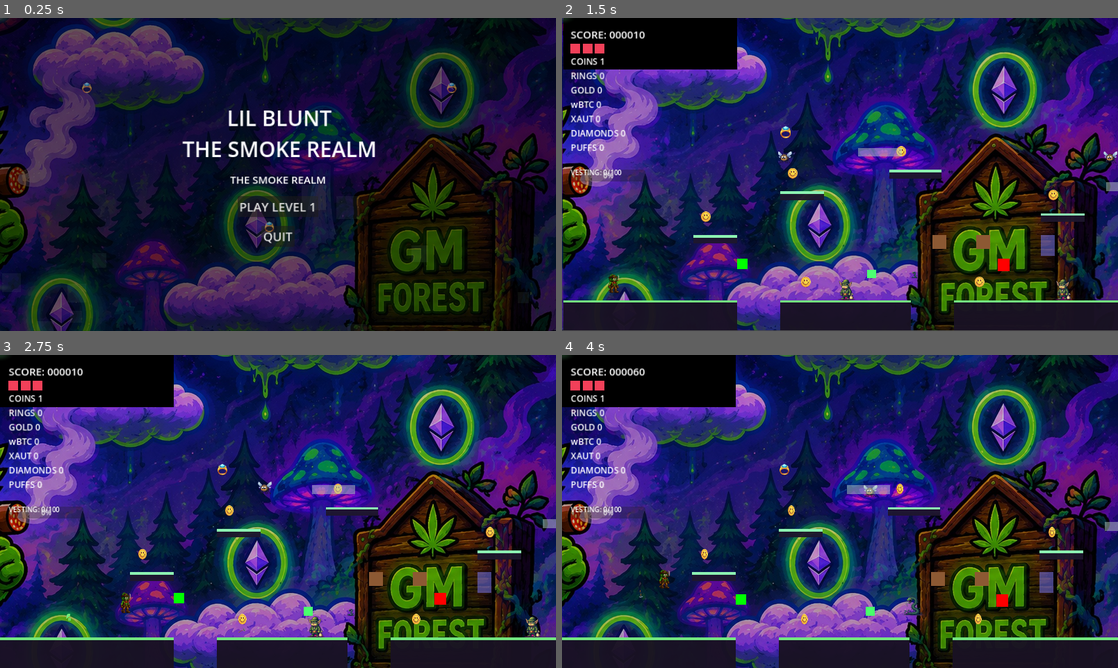
Above: before the commit, frames 1-4 (two rows, left to right).
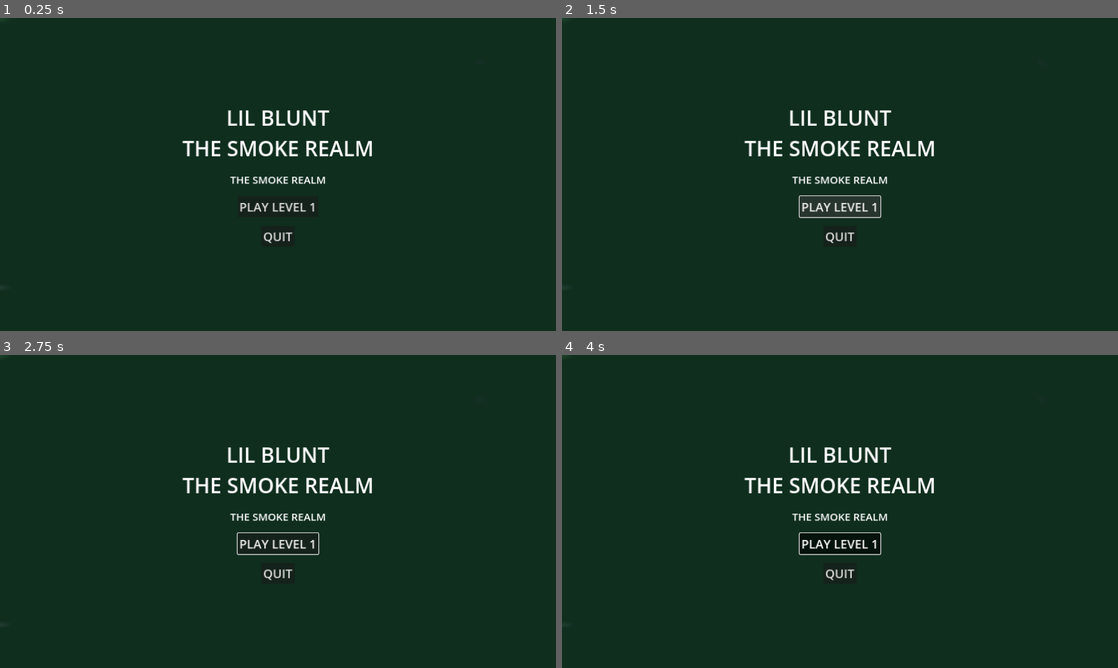
Above: after the commit, the same moments.

Repository: youngstunners88/GM-GAME
Game: Godot game, scene res://src/ui/main_menu.tscn
Same seed, same stepped clock (60 frames per second), same inputs: the game is played once before the commit and once after it. Sound files missing from this copy of the repository are replaced by a short silence.
Inputs (mouse positions are in pixels of both pictures, inside the frame that each line leads up to):
- Up to frame 1 (0.25 s): no input
- Up to frame 2 (1.5 s): click "PLAY LEVEL 1" at 0.5 s; click (840, 205) at 1.25 s, where only the run after the commit has a clickable "PLAY LEVEL 1"
- Up to frame 3 (2.75 s): move the mouse to (400, 495) at 2.02 s; hold D (move_right) from 2.03 s (still down); hold J (attack) from 2.03 s (still down); click (400, 495) at 2.17 s; tap Space (jump) at 2.27, 2.57 s; tap K (dash) at 2.3 s
- Up to frame 4 (4 s): release D (move_right) at 2.75 s; release J (attack) at 2.75 s; drag from (728, 527) to (912, 599) at 2.77 s; move the mouse to (895, 442) at 3.52 s; hold A (move_left) from 3.53 s (still down); hold Space (jump) from 3.53 s (still down); tap J (attack) at 3.8 s

The runs differ from the first frame. In frame 1, 89% of the frame differs, in the area x 0-100%, y 0-100%; in frame 2, 95%; in frame 3, 95%; in frame 4, 95%.
Error before the commit: Cannot call method 'get_visible_rect' on a null value. (res://src/autoload/mobile_input_handler.gd:23)
Error after the commit: Parse Error: Cannot infer the type of "path" variable because the value doesn't have a set type. (res://src/autoload/audio_manager.gd:118)

Commit message:
feat(audio): full SFX + announcer VO via ElevenLabs, game-audio-forge skill, branded gh-pages mirror
Audio (game-audio-forge skill, new):
- 12 SFX generated for every play_sfx name in the codebase (jump, double_jump,
  coin, ring, damage, dash, powerup, throw, hit, explosion, fire, error) —
  prompts engineered for chill 16-bit identity, manifest-driven
  (assets/audio-manifest.json), generator scripts/generate_audio.py
  (stdlib-only, ELEVENLABS_API_KEY from env, never hardcoded).
- 9 announcer VO lines (menu title drop, 3 stage intros, 3 boss intros,
  victory, game_complete) in one consistent voice; AudioManager.play_voice
  ducks music -8dB during lines and restores after.
- play_sfx/play_sfx_at resolve .ogg then .mp3 (Godot 4.3 native mp3) so
  legacy ogg music coexists with generated mp3s.

Distribution (Cloudflare-fronted branded mirror):
- gh-pages branch published with the web build; CI now refreshes it on
  every export (fresh single-commit branch, generated artifact).
- Serves at https://mnguniproject.co.za/GM-GAME/ once repo Pages is enabled
  (one owner click) — domain verified live behind the owner's Cloudflare
  proxy (HTTPS+CDN). Cloudflare token verified zone-scoped: DNS read/write
  on mnguniproject.co.za confirmed via probe record (created+deleted);
  Pages/zone-settings not permitted with current token — documented.

Sentinel: 18/18 pass (keys env-only).

Co-Authored-By: Claude Fable 5 <noreply@anthropic.com>
Claude-Session: https://claude.ai/code/session_01KkjNwKWegSVaQWrVTiU8ru

Diff:
--- /dev/null
+++ b/assets/audio-manifest.json
@@ -0,0 +1,78 @@
+{
+  "version": "1.0.0",
+  "voice_id": "N2lVS1w4EtoT3dr4eOWO",
+  "voice_note": "Callum (ElevenLabs premade) — warm, laid-back, lightly gravelly storyteller. One announcer for the whole game.",
+  "sfx": [
+    {
+      "id": "jump",
+      "prompt": "Retro 16-bit videogame jump sound, soft bouncy spring boing, cute and chill, single short note rising, clean, no reverb tail",
+      "duration_seconds": 0.7
+    },
+    {
+      "id": "double_jump",
+      "prompt": "Retro 16-bit videogame double-jump sound, quick playful boing rising higher in pitch than a normal jump, two fast ascending notes, cute, clean, no reverb",
+      "duration_seconds": 0.7
+    },
+    {
+      "id": "coin",
+      "prompt": "Retro 16-bit videogame coin pickup chime, single bright cheerful ding, short punchy attack, fast decay, clean, no reverb tail",
+      "duration_seconds": 0.5
+    },
+    {
+      "id": "ring",
+      "prompt": "Retro 16-bit videogame magic ring pickup, crystalline sparkling shimmer chime, two quick ascending glassy notes, brighter and more magical than a coin, fast decay",
+      "duration_seconds": 0.7
+    },
+    {
+      "id": "damage",
+      "prompt": "Retro 16-bit videogame player hurt sound, soft cartoonish ouch thud, two-note descending, gentle not violent, muffled bump, fast decay, no distortion",
+      "duration_seconds": 0.6
+    },
+    {
+      "id": "dash",
+      "prompt": "Retro 16-bit videogame dash sound, quick smooth air whoosh sweeping left to right, short breathy swish, clean, fast decay",
+      "duration_seconds": 0.6
+    },
+    {
+      "id": "powerup",
+      "prompt": "Retro 16-bit videogame power-up fanfare, bright happy major arpeggio rising, sparkly and triumphant but chill, warm chiptune tones",
+      "duration_seconds": 1.4
+    },
+    {
+      "id": "throw",
+      "prompt": "Retro 16-bit videogame throw sound, quick light whip whoosh of a small object flying, single fast swish, short, clean, no impact",
+      "duration_seconds": 0.5
+    },
+    {
+      "id": "hit",
+      "prompt": "Retro 16-bit videogame enemy hit, soft satisfying thunk with a tiny bright chime layered on top, punchy attack, fast decay, playful not violent",
+      "duration_seconds": 0.6
+    },
+    {
+      "id": "explosion",
+      "prompt": "Retro 16-bit videogame small explosion, crunchy pixelated boom, round and cartoonish, soft low thump body, quick decay, playful arcade style, no harsh distortion",
+      "duration_seconds": 1.0
+    },
+    {
+      "id": "fire",
+      "prompt": "Retro 16-bit videogame fire breath, short flame burst whoosh with light crackle, warm airy roar, cartoonish dragon puff, fades out quickly",
+      "duration_seconds": 1.2
+    },
+    {
+      "id": "error",
+      "prompt": "Retro 16-bit videogame denied action buzz, soft polite two-tone descending blip, muted, short, gentle negative feedback, not harsh",
+      "duration_seconds": 0.5
+    }
+  ],
+  "voice": [
+    { "id": "menu_title", "text": "Lil Blunt… The Smoke Realm." },
+    { "id": "stage1_intro", "text": "Level One… The Smoke Realm. Stay chill, Lil Blunt." },
+    { "id": "stage2_intro", "text": "Level Two… Crystal Caverns. Diamonds in the deep." },
+    { "id": "stage3_intro", "text": "Level Three… GoldMine Rush. Strike it rich, partner." },
+    { "id": "boss1_intro", "text": "Uh oh… the Tax Auditor wants his cut!" },
+    { "id": "boss2_intro", "text": "The Crystalline Bureaucrat demands your paperwork!" },
+    { "id": "boss3_intro", "text": "The Claim Jumper's after your gold, partner!" },
+    { "id": "victory", "text": "Level complete! Smooth moves, Lil Blunt." },
+    { "id": "game_complete", "text": "Game complete! One chill nugget… one giant win." }
+  ]
+}
--- a/src/autoload/audio_manager.gd
+++ b/src/autoload/audio_manager.gd
@@ -111,9 +111,18 @@
     if not _playlist.is_empty():
         _play_next_in_playlist()
 
+## Resolve an SFX/VO id to a file: legacy .ogg first, then generated .mp3
+## (the game-audio-forge pipeline outputs mp3 — Godot 4.3 plays it natively).
+func _resolve_audio(base: String) -> String:
+    for ext in [".ogg", ".mp3"]:
+        var path := base + ext
+        if ResourceLoader.exists(path):
+            return path
+    return ""
+
 func play_sfx(name: String) -> void:
-    var path := "res://src/assets/sounds/" + name + ".ogg"
-    if not ResourceLoader.exists(path):
+    var path := _resolve_audio("res://src/assets/sounds/" + name)
+    if path == "":
         return
     var stream := load(path)
     if not stream:
@@ -125,11 +134,43 @@
     player.play()
     player.finished.connect(player.queue_free)
 
+## Announcer voiceover (game-audio-forge pipeline). Ducks music −8dB while
+## the line plays so the words always read, then restores. One line at a
+## time: a new call replaces the current one.
+var _voice_player: AudioStreamPlayer
+
+func play_voice(name: String) -> void:
+    var path := _resolve_audio("res://src/assets/sounds/voice/" + name)
+    if path == "":
+        return
+    var stream := load(path)
+    if not stream:
+        return
+    if _voice_player and is_instance_valid(_voice_player):
+        _voice_player.queue_free()
+    _voice_player = AudioStreamPlayer.new()
+    _voice_player.bus = "SFX"
+    _voice_player.stream = stream
+    add_child(_voice_player)
+    if current_music_player and is_instance_valid(current_music_player):
+        var duck := current_music_player.create_tween()
+        duck.tween_property(current_music_player, "volume_db", -8.0, 0.25)
+    _voice_player.play()
+    _voice_player.finished.connect(_on_voice_finished)
+
+func _on_voice_finished() -> void:
+    if _voice_player and is_instance_valid(_voice_player):
+        _voice_player.queue_free()
+    _voice_player = null
+    if current_music_player and is_instance_valid(current_music_player):
+        var restore := current_music_player.create_tween()
+        restore.tween_property(current_music_player, "volume_db", 0.0, 0.5)
+
 ## Positional SFX: plays at a world position so pickups/impacts pan and
 ## attenuate with distance from the player instead of sounding global.
 func play_sfx_at(name: String, pos: Vector2) -> void:
-    var path := "res://src/assets/sounds/" + name + ".ogg"
-    if not ResourceLoader.exists(path):
+    var path := _resolve_audio("res://src/assets/sounds/" + name)
+    if path == "":
         return
     var root := get_tree().current_scene
     if root == null:
--- a/src/boss/auditor.gd
+++ b/src/boss/auditor.gd
@@ -103,6 +103,7 @@
     hitbox.monitoring = false
     StateMachine.change_state(StateMachine.State.LEVEL_COMPLETE)
     ScreenShake.zoom_to(1.0, 0.6)
+    AudioManager.play_voice("victory")
     ScreenShake.heavy()
     GameManager.save_session()
     var tween := create_tween()
--- a/src/boss/claim_jumper.gd
+++ b/src/boss/claim_jumper.gd
@@ -89,6 +89,7 @@
 	hitbox.monitoring = false
 	StateMachine.change_state(StateMachine.State.LEVEL_COMPLETE)
 	ScreenShake.zoom_to(1.0, 0.6)
+	AudioManager.play_voice("game_complete")
 	ScreenShake.heavy()
 	# Gold Rush Auction settlement — whitepaper specifies pro-rata XAUT payout
 	# at week end. Player contributes their GOLD pool, settles vs. enemy reserve.
--- a/src/boss/distributor.gd
+++ b/src/boss/distributor.gd
@@ -104,6 +104,7 @@
 	hitbox.monitoring = false
 	StateMachine.change_state(StateMachine.State.LEVEL_COMPLETE)
 	ScreenShake.zoom_to(1.0, 0.6)
+	AudioManager.play_voice("victory")
 	ScreenShake.heavy()
 	GameManager.save_session()
 	if health_bar:
--- a/src/level/level_01_smoke_realm.gd
+++ b/src/level/level_01_smoke_realm.gd
@@ -9,6 +9,7 @@
     _setup_blaze_portal(Vector2(1450, 250), 1500, 1)
     AudioManager.set_reverb_profile("forest")
     AudioManager.play_playlist(["res://src/assets/music/level01_theme.ogg", "res://src/assets/music/level01_theme_alt.ogg"])
+    AudioManager.play_voice("stage1_intro")
 
 func _setup_smoke_platforms() -> void:
     var platform_data := [
@@ -33,3 +34,4 @@
         boss.global_position = boss_spawn.global_position
         add_child(boss)
         AudioManager.play_playlist(["res://src/assets/music/boss01_theme.ogg", "res://src/assets/music/boss01_theme_alt.ogg"])
+        AudioManager.play_voice("boss1_intro")
--- a/src/level/level_02_crystal_caverns.gd
+++ b/src/level/level_02_crystal_caverns.gd
@@ -12,6 +12,7 @@
 	_setup_blaze_portal(Vector2(2100, 280), 2500, 2)
 	AudioManager.set_reverb_profile("cave")
 	AudioManager.play_playlist(["res://src/assets/music/level02_theme.ogg", "res://src/assets/music/level02_theme_alt.ogg"])
+	AudioManager.play_voice("stage2_intro")
 
 func _on_boss_trigger(body: Node2D) -> void:
 	if body.is_in_group("player") and not _boss_arena_active:
@@ -23,3 +24,4 @@
 		boss.global_position = boss_spawn.global_position
 		add_child(boss)
 		AudioManager.play_playlist(["res://src/assets/music/boss02_theme.ogg", "res://src/assets/music/boss02_theme_alt.ogg"])
+		AudioManager.play_voice("boss2_intro")
--- a/src/level/level_03_gold_rush.gd
+++ b/src/level/level_03_gold_rush.gd
@@ -8,6 +8,7 @@
 	_setup_blaze_portal(Vector2(2600, 300), 4000, 3)
 	AudioManager.set_reverb_profile("mine")
 	AudioManager.play_playlist(["res://src/assets/music/level03_theme.ogg", "res://src/assets/music/level03_theme_alt.ogg"])
+	AudioManager.play_voice("stage3_intro")
 
 func _on_boss_trigger(body: Node2D) -> void:
 	if body.is_in_group("player") and not _boss_arena_active:
@@ -19,3 +20,4 @@
 		boss.global_position = boss_spawn.global_position
 		add_child(boss)
 		AudioManager.play_playlist(["res://src/assets/music/boss03_theme.ogg", "res://src/assets/music/boss03_theme_alt.ogg"])
+		AudioManager.play_voice("boss3_intro")
--- a/src/ui/main_menu.gd
+++ b/src/ui/main_menu.gd
@@ -13,6 +13,7 @@
     continue_btn.pressed.connect(_on_continue)
     quit_btn.pressed.connect(_on_quit)
     title.text = "LIL BLUNT\nTHE SMOKE REALM"
+    AudioManager.play_voice("menu_title")
     _setup_backdrop()
     _setup_ambience()
     for btn in [play_btn, continue_btn, quit_btn]:
Not shown, added: .claude/skills/game-audio-forge/SKILL.md
Not shown, changed: .github/workflows/export-game.yml
Not shown, changed: STATUS.md
Not shown, added: scripts/generate_audio.py
Not shown, added: src/assets/sounds/coin.mp3
Not shown, added: src/assets/sounds/damage.mp3
Not shown, added: src/assets/sounds/dash.mp3
Not shown, added: src/assets/sounds/double_jump.mp3
Not shown, added: src/assets/sounds/error.mp3
Not shown, added: src/assets/sounds/explosion.mp3
Not shown, added: src/assets/sounds/fire.mp3
Not shown, added: src/assets/sounds/hit.mp3
(and 13 more such lines)
